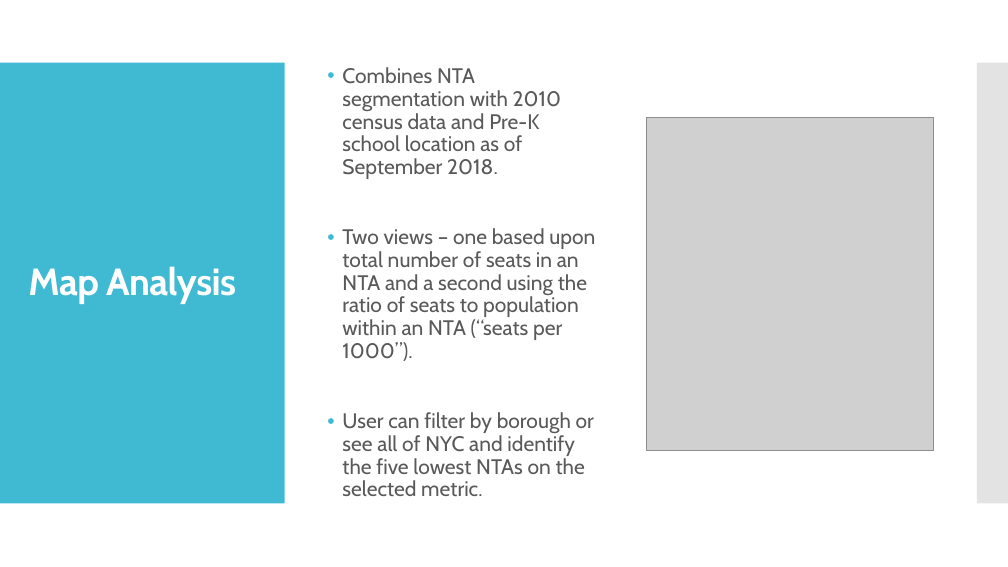
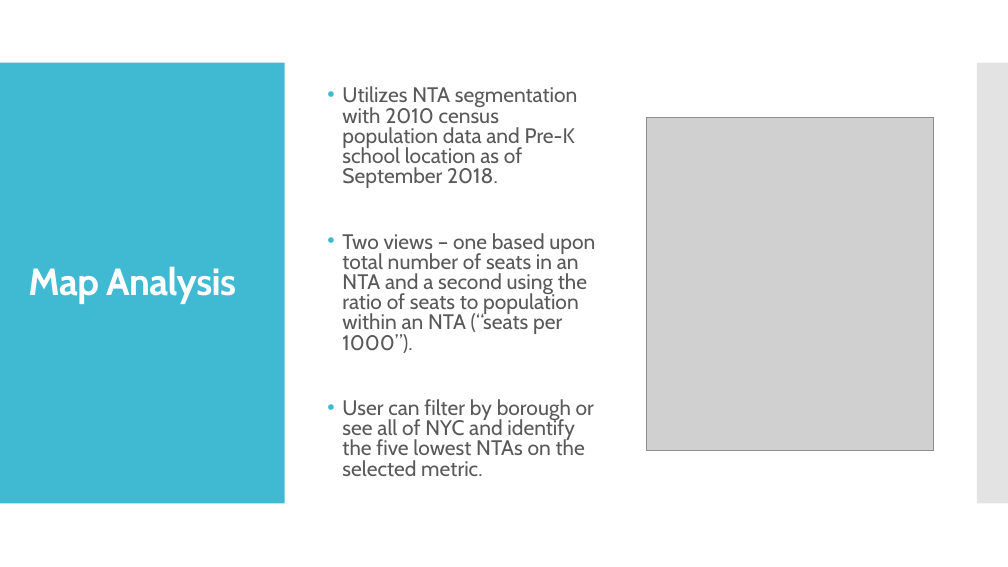
Before and after one commit to jwattier/nycdsa_shiny_proj, a slide deck: slide 7 of presentation/Little Rascals PK Schools in NYC.pptx. Drawn at 1008x567 pixels with LibreOffice and Linux fonts; fonts in the diff are those of the drawing; grey boxes stand for pictures. Boxes give left, top, right and bottom in pixels: in the first picture for what was removed or moved away, otherwise in the second. Text is boxed around its words. In the diff, an @@ line names an element or a change of style, - is before the commit and + after.

```diff
--- a/presentation/Little Rascals PK Schools in NYC.pptx
+++ b/presentation/Little Rascals PK Schools in NYC.pptx
@@ text at <box>342,86,578,188</box>: text changed @@
-• Combines NTA segmentation with 2010 census data and Pre-K school location as of September 2018.
+• Utilizes NTA segmentation with 2010 census population data and Pre-K school location as of September 2018.
@@ text at <box>342,233,595,476</box>: line spacing 0.9 to 0.8 @@
```
Also in this commit, not shown: 1 other slide changed, 1 other file.
